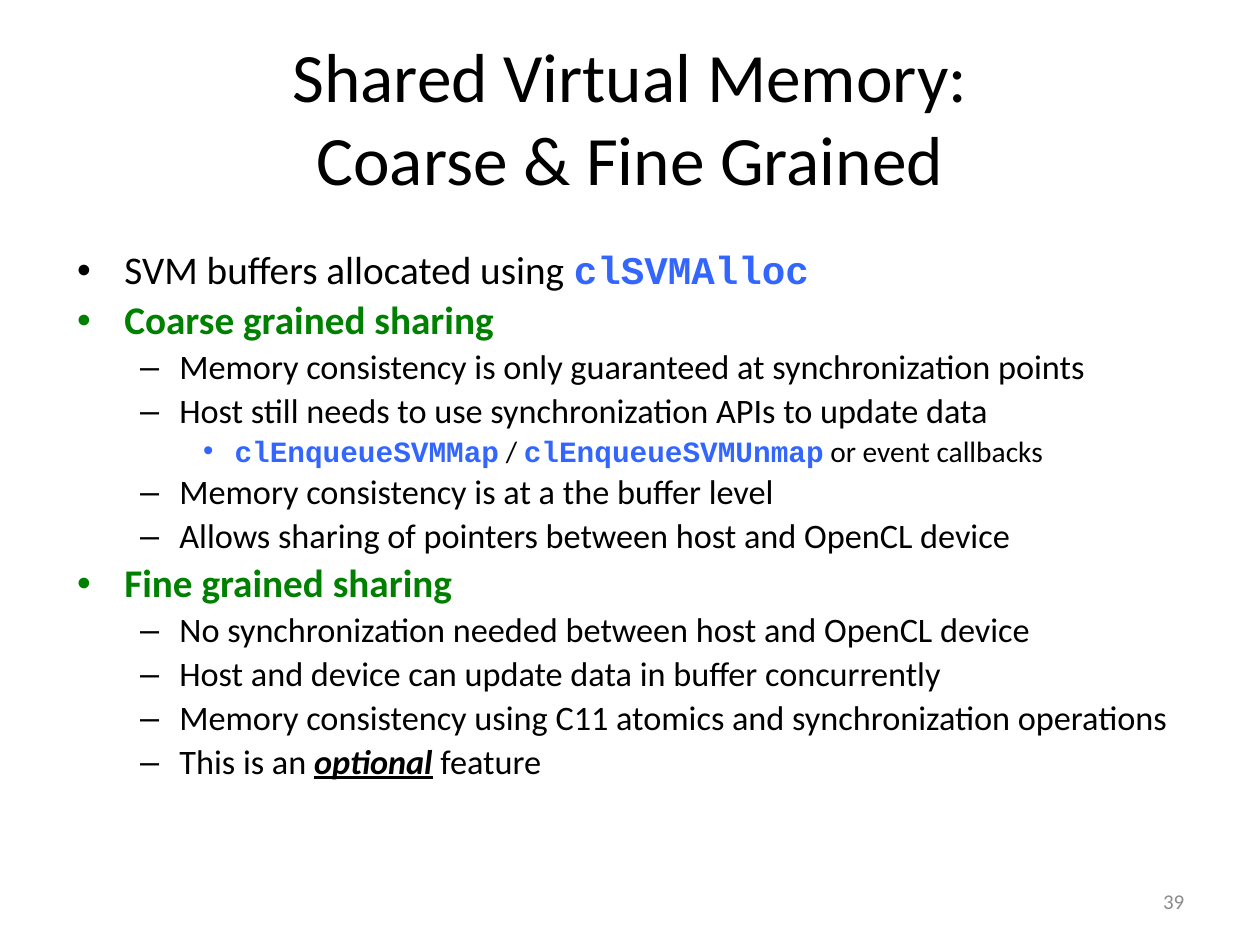
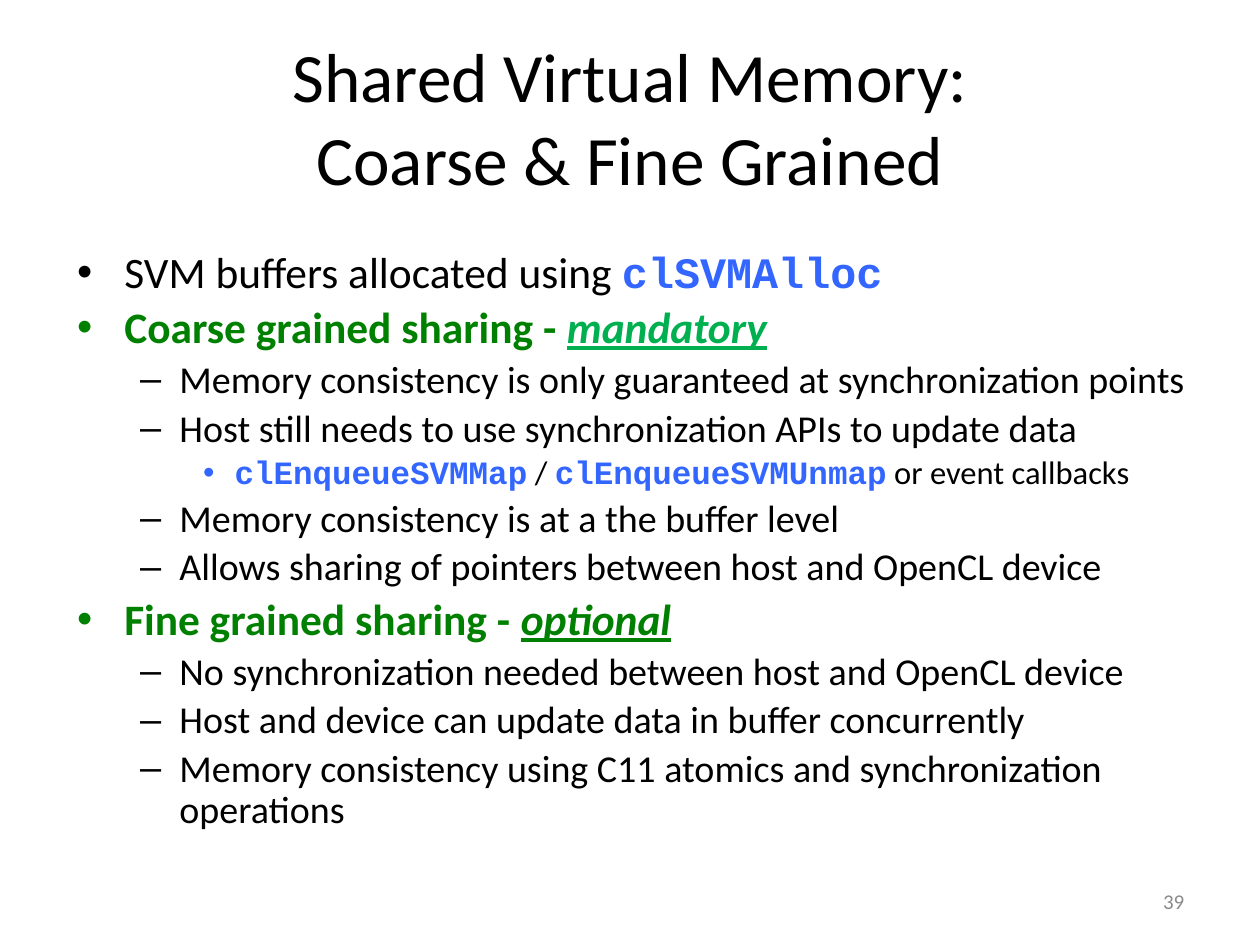
Before and after one commit to UoB-HPC/opencl-training-slides, a slide deck: slide 39 of advanced_part1.pptx. Drawn at 1260x945 pixels with LibreOffice and Linux fonts; fonts in the diff are those of the drawing. Boxes give left, top, right and bottom in pixels: in the first picture for what was removed or moved away, otherwise in the second. Text is boxed around its words. In the diff, an @@ line names an element or a change of style, - is before the commit and + after.

```diff
--- a/advanced_part1.pptx
+++ b/advanced_part1.pptx
@@ text at bbox=[124, 256, 1184, 829]: size 22.4 to 24.8 pt in "SVM buffers allocated using clSVMAlloc"; size 19.6 to 21.7 pt in "Memory consistency is only guaranteed at synchronization ...", "Host still needs to use synchronization APIs ...", "Memory consistency is at a the buffer ...", "Allows sharing of pointers between host and ..." and 3 more places; size 16.8 to 18.6 pt in "clEnqueueSVMMap / clEnqueueSVMUnmap or event callbacks" @@
@@ text at bbox=[124, 312, 767, 351]: text changed; size 22.4 to 24.8 pt @@
-• Coarse grained sharing
+• Coarse grained sharing - mandatory
@@ text at bbox=[124, 604, 671, 643]: text changed; size 22.4 to 24.8 pt @@
-• Fine grained sharing
+• Fine grained sharing - optional
@@ text at bbox=[179, 750, 541, 780]: paragraph removed @@
-  – This is an optional feature
```
Also in this commit, not shown: 7 other slides changed, 1 other file.
